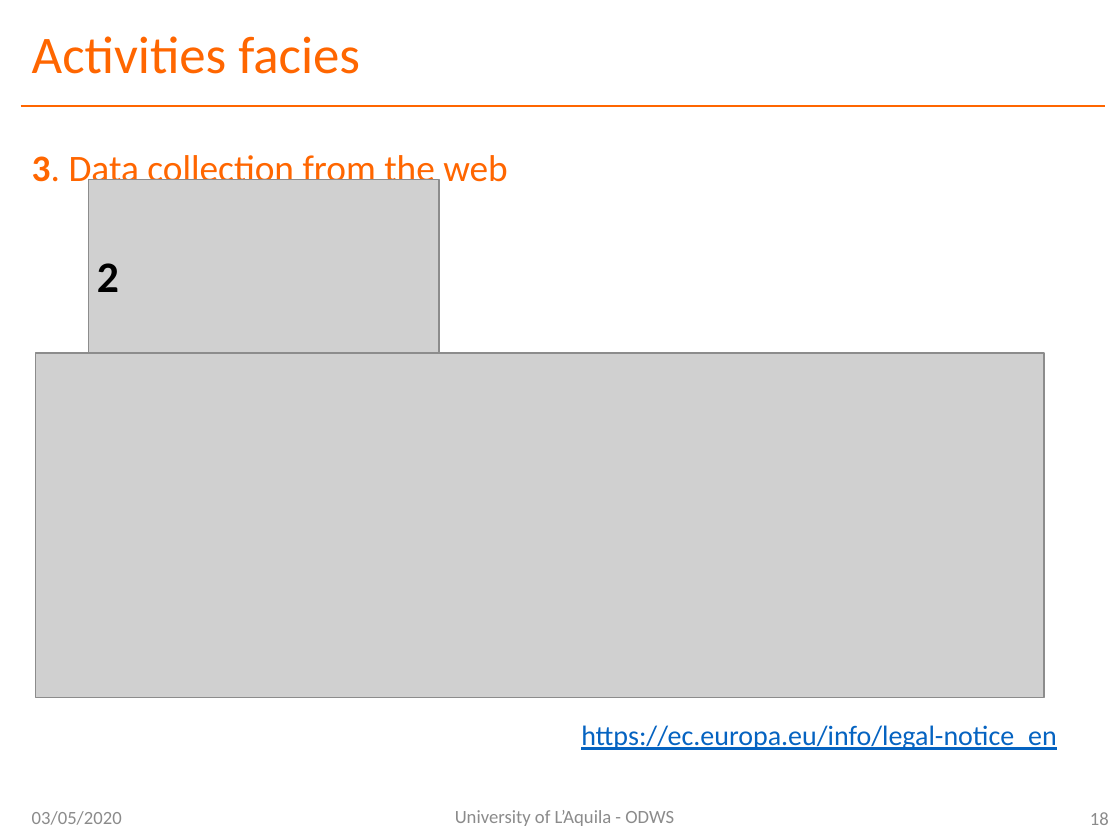
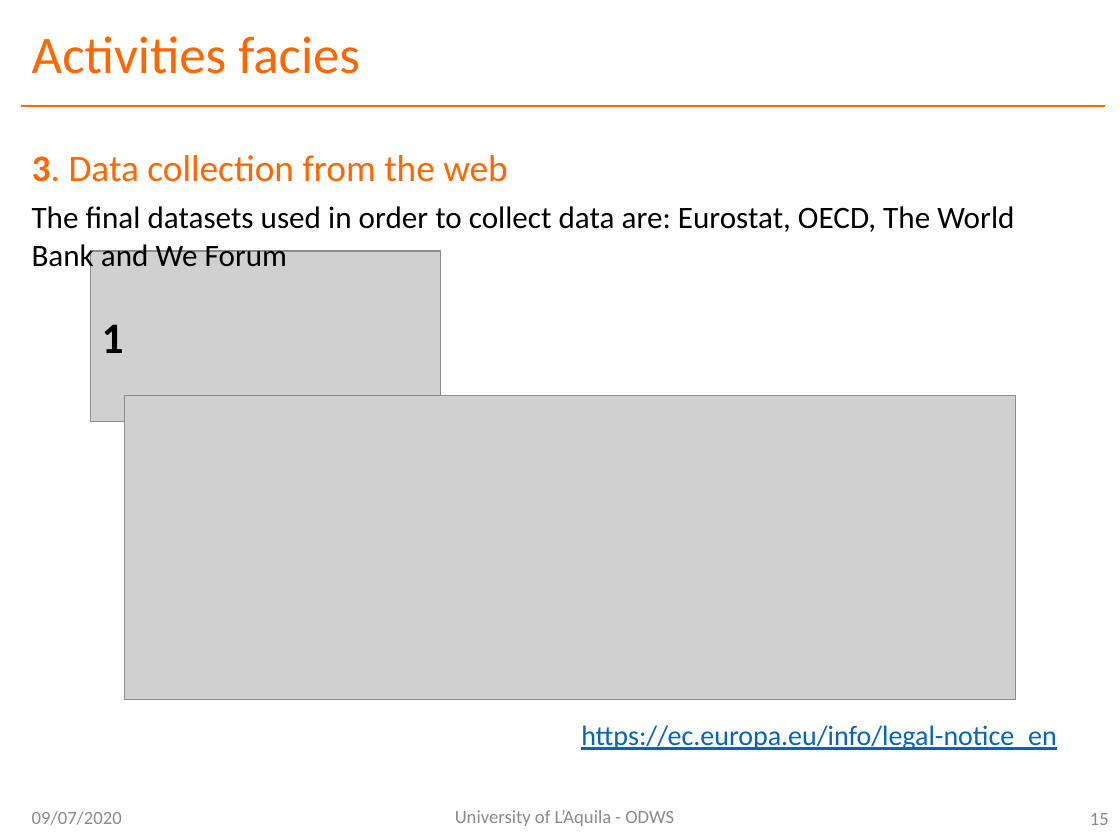
Before and after one commit to ODWSUni/ODWS, a slide deck: slide 15 of PRESENTAZIONE ODWS.pptx (slide 18 before the commit). Drawn at 1120x840 pixels with LibreOffice and Linux fonts; fonts in the diff are those of the drawing; grey boxes stand for pictures. Boxes give left, top, right and bottom in pixels: in the first picture for what was removed or moved away, otherwise in the second. Text is boxed around its words. In the diff, an @@ line names an element or a change of style, - is before the commit and + after.

Commit message:
Add files via upload
presentazione finale

```diff
--- a/PRESENTAZIONE ODWS.pptx
+++ b/PRESENTAZIONE ODWS.pptx
@@ text "3. Data collection from the ..." rewrapped from (32, 155, 507, 191) to (32, 155, 507, 182) @@
@@ text added at (32, 206, 1014, 274), 20 pt, text #000000 @@
+The final datasets used in order to collect data are: Eurostat, OECD, The World Bank and We Forum
@@ picture: place and size @@
-picture at (88, 179, 439, 354)
+picture at (91, 251, 441, 421)
@@ text at (102, 324, 124, 353): text changed @@
-2
+1
@@ picture: place and size @@
-picture at (36, 353, 1044, 698)
+picture at (124, 395, 1015, 700)
@@ text at (32, 811, 122, 825): text changed @@
-03/05/2020
+09/07/2020
@@ page number at (1090, 813, 1109, 825): text changed @@
-18
+15
```
Also in this commit, not shown: 29 other slides changed, 24 slides added.
